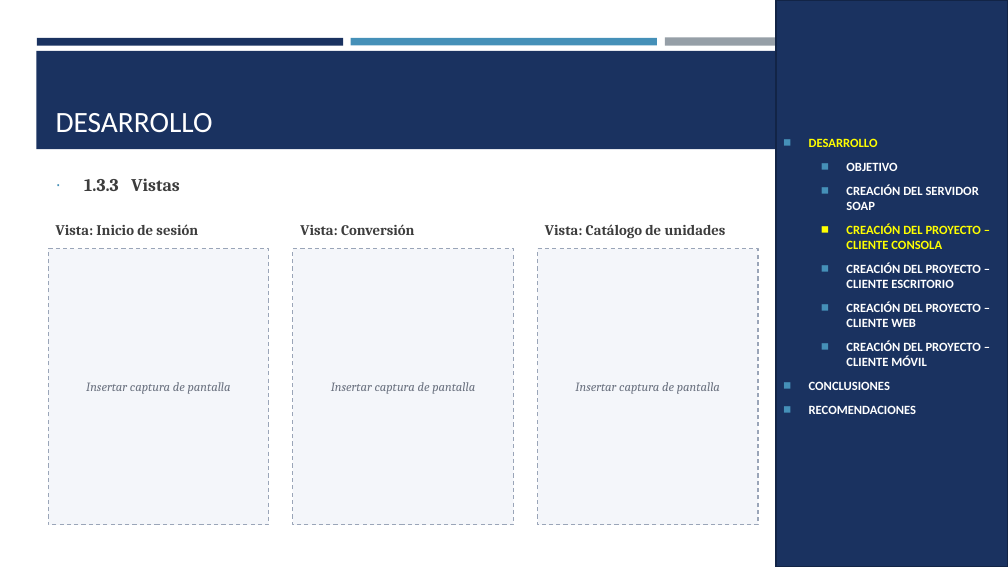
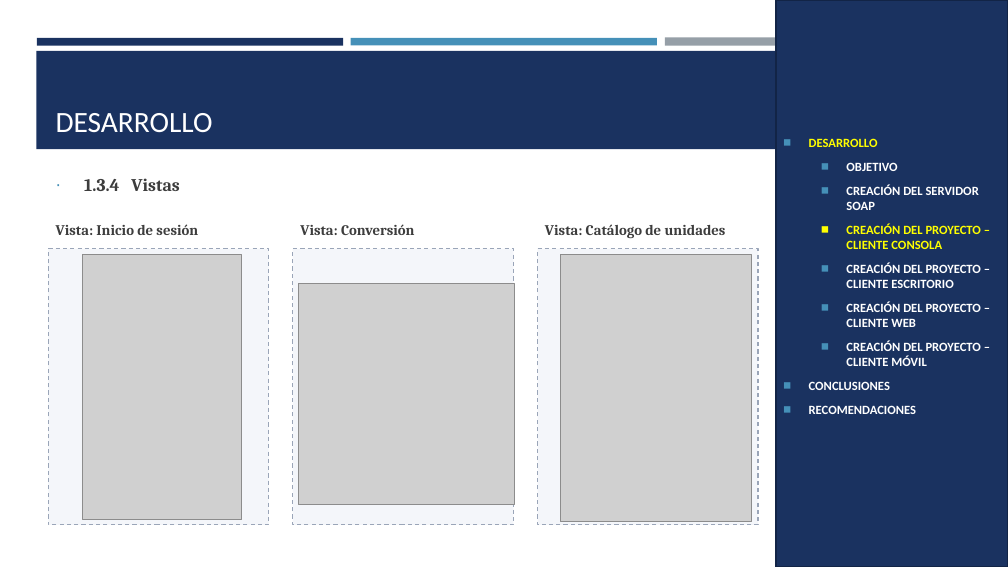
Before and after one commit to IMarcusDev/TI.1.1.-PAO202651_SOAP_JAVA_SINBDD_NRC_36883_GR04, a slide deck: slide 39 of 05. DOCUMENTACION/PRESENTACION TI.1.1. SOAP sin BDD en JAVA GR4.pptx (slide 12 before the commit). Drawn at 1008x567 pixels with LibreOffice and Linux fonts; fonts in the diff are those of the drawing; grey boxes stand for pictures. Boxes give left, top, right and bottom in pixels: in the first picture for what was removed or moved away, otherwise in the second. Text is boxed around its words. In the diff, an @@ line names an element or a change of style, - is before the commit and + after.

```diff
--- a/05. DOCUMENTACION/PRESENTACION TI.1.1. SOAP sin BDD en JAVA GR4.pptx
+++ b/05. DOCUMENTACION/PRESENTACION TI.1.1. SOAP sin BDD en JAVA GR4.pptx
@@ text at [84,178,179,191]: text changed @@
-∙ 1.3.3 Vistas
+∙ 1.3.4 Vistas
@@ picture added at [82,255,242,520] @@
@@ picture added at [560,255,751,522] @@
@@ picture added at [298,284,514,504] @@
@@ text in rectangle at [86,382,231,394]: text removed @@
-Insertar captura de pantalla
@@ text in rectangle at [331,382,475,394]: text removed @@
-Insertar captura de pantalla
@@ text in rectangle at [575,382,720,394]: text removed @@
-Insertar captura de pantalla
```
Also in this commit, not shown: 6 other slides changed, 50 slides added.
